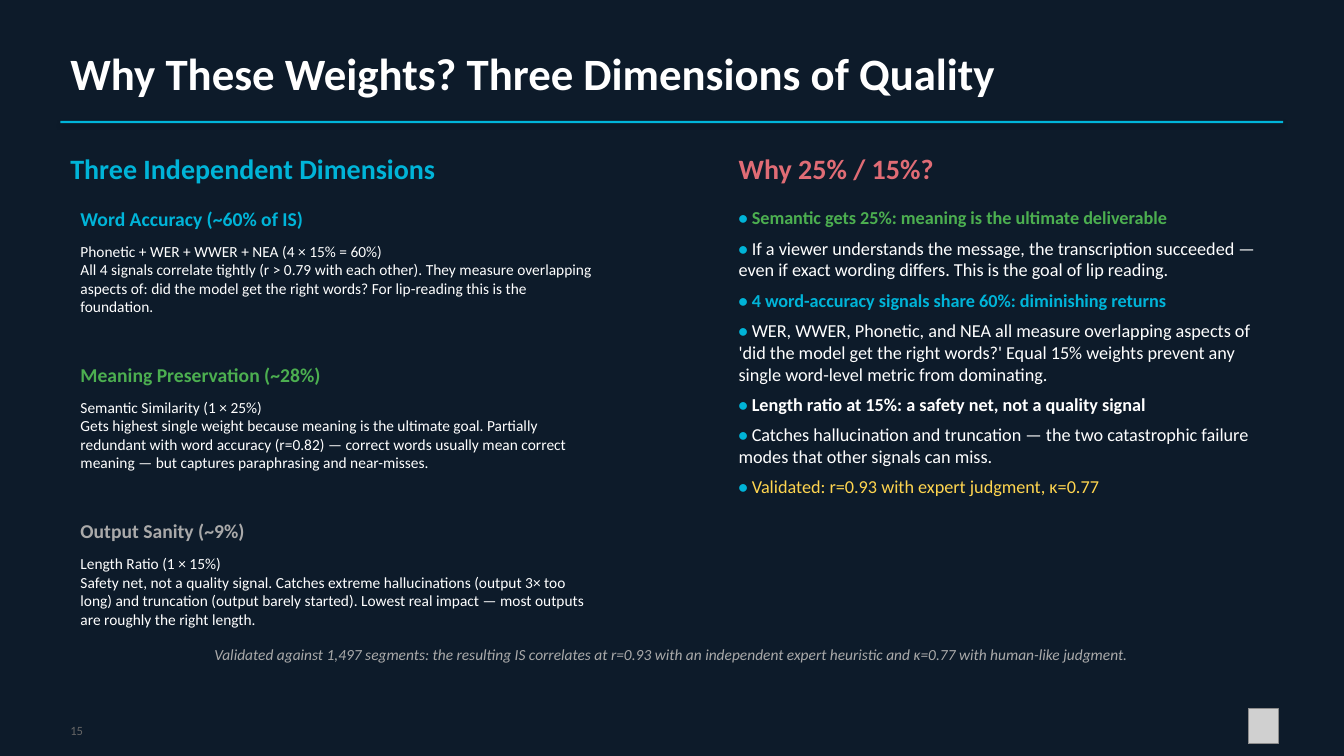
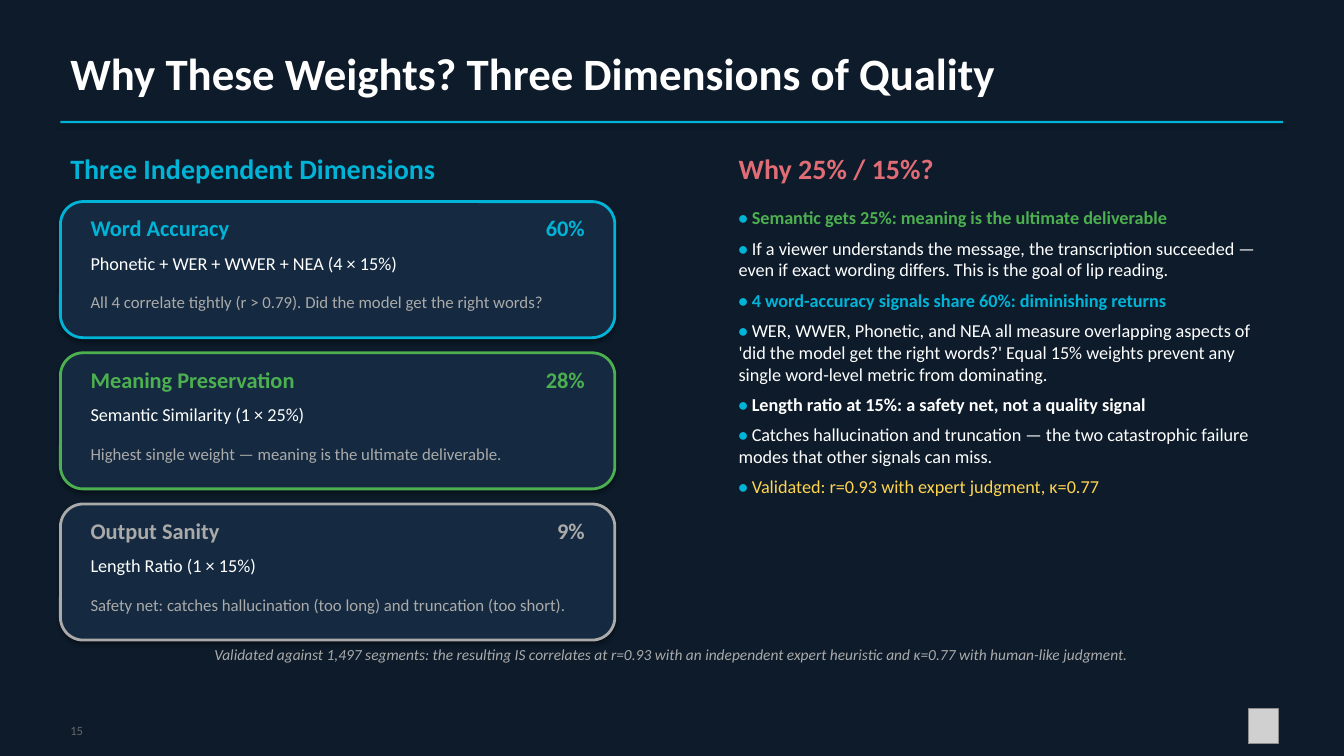
Before and after one commit to MrYoyoad/Argos, a slide deck: slide 17 of presentation_materials_20260224/Argos_VSP_Project_Review.pptx. Drawn at 1344x756 pixels with LibreOffice and Linux fonts; fonts in the diff are those of the drawing; grey boxes stand for pictures. Boxes give left, top, right and bottom in pixels: in the first picture for what was removed or moved away, otherwise in the second. Text is boxed around its words. In the diff, an @@ line names an element or a change of style, - is before the commit and + after.

Commit message:
fix: cleaner radar chart layout, weight rationale card redesign, rebuild presentation (77 slides)

```diff
--- a/presentation_materials_20260224/Argos_VSP_Project_Review.pptx
+++ b/presentation_materials_20260224/Argos_VSP_Project_Review.pptx
@@ rounded rectangle added at box(60, 202, 615, 338), fill #152A40, outline #00B4D8 2 pt @@
@@ text at box(91, 220, 230, 240): text changed; size 14 to 16 pt @@
-Word Accuracy (~60% of IS)
+Word Accuracy
@@ text added at box(546, 220, 585, 236), 16 pt, text #00B4D8, bold @@
+60%
@@ text added at box(91, 257, 397, 273), 13 pt, text #FFFFFF @@
+Phonetic + WER + WWER + NEA (4 × 15%)
@@ text at box(91, 296, 542, 311): text changed; size 11 to 12 pt; text colour #FFFFFF to #AAAAAA @@
-Phonetic + WER + WWER + NEA (4 × 15% = 60%)
-All 4 signals correlate tightly (r > 0.79 with each other). They measure overlapping aspects of: did the model get the right words? For lip-reading this is the foundation.
+All 4 correlate tightly (r > 0.79). Did the model get the right words?
@@ rounded rectangle added at box(60, 353, 615, 489), fill #152A40, outline #4CAF50 2 pt @@
@@ text at box(91, 372, 294, 392): text changed; size 14 to 16 pt @@
-Meaning Preservation (~28%)
+Meaning Preservation
@@ text added at box(546, 372, 585, 388), 16 pt, text #4CAF50, bold @@
+28%
@@ text added at box(91, 408, 304, 424), 13 pt, text #FFFFFF @@
+Semantic Similarity (1 × 25%)
@@ text at box(91, 448, 501, 463): text changed; size 11 to 12 pt; text colour #FFFFFF to #AAAAAA @@
-Semantic Similarity (1 × 25%)
-Gets highest single weight because meaning is the ultimate goal. Partially redundant with word accuracy (r=0.82) — correct words usually mean correct meaning — but captures paraphrasing and near-misses.
+Highest single weight — meaning is the ultimate deliverable.
@@ rounded rectangle added at box(60, 504, 615, 640), fill #152A40, outline #AAAAAA 2 pt @@
@@ text at box(91, 523, 219, 543): text changed; size 14 to 16 pt @@
-Output Sanity (~9%)
+Output Sanity
@@ text added at box(557, 523, 585, 539), 16 pt, text #AAAAAA, bold @@
+9%
@@ text added at box(91, 559, 256, 575), 13 pt, text #FFFFFF @@
+Length Ratio (1 × 15%)
@@ text at box(91, 599, 565, 614): text changed; size 11 to 12 pt; text colour #FFFFFF to #AAAAAA @@
-Length Ratio (1 × 15%)
-Safety net, not a quality signal. Catches extreme hallucinations (output 3× too long) and truncation (output barely started). Lowest real impact — most outputs are roughly the right length.
+Safety net: catches hallucination (too long) and truncation (too short).
```
Also in this commit, not shown: 3 other files.
